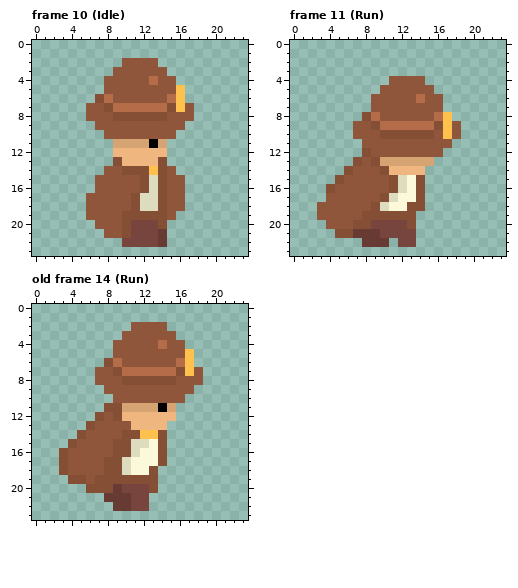
Two states of a pixel-art file, aseprite/character.aseprite. Above is the file before it was changed.
24x24 pixels, 21 frames. Shown: frame 10 (Idle), frame 11 (Run), old frame 14 (Run). The commit also changed other frames, which this record leaves out.
Now the later version:
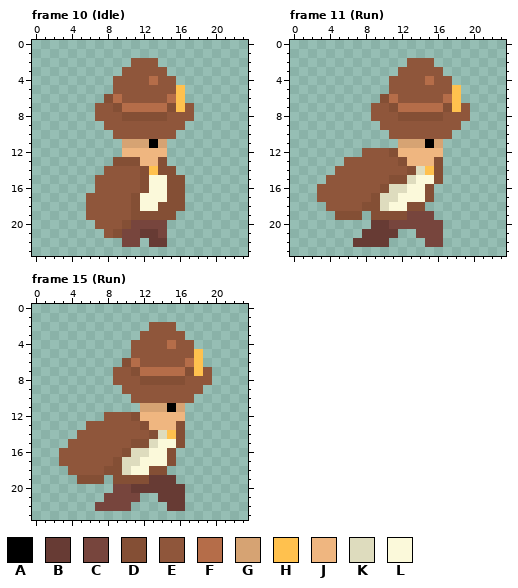
Palette (. is transparent): A #000000  B #673b34  C #77453d  D #844f35  E #8f563b  F #b56d49  G #d6a373  H #ffc14e  J #efb680  K #dedcbe  L #fbf9da
A new or re-ordered frame is compared with the old frame closest to it.
What changed:
frames 21 -> 25
--- frame 10 (Idle)
@@ x 4..18 @@
  1 ...............
- 2 ......EEEE.....
- 3 .....EEEEEE....
- 4 ....EEEEEFEE...
- 5 ....EEEEEEEEH..
- 6 ...DFEEEEEEFH..
- 7 ..EEDFFFFFFDHE.
- 8 ..EEEDDDDDDEEE.
- 9 ...EEEEEEEEEE..
-10 ....EEEEEEEE...
-11 .....GGGGAG....
-12 .....JJJJJJ....
-13 .....DJJJJD....
-14 ....EEDDDHDE...
-15 ...EEEEEDKDEE..
-16 ...EEEEEDKDEE..
-17 ..EEEEEDKKDEE..
-18 ..EEEEEDKKDEE..
-19 ..EEEEDDDDDE...
-20 ...EEEDCCCD....
-21 ....EEDCCCB....
-22 ......CCCCB....
+ 2 .......EEE.....
+ 3 ......EEEEE....
+ 4 .....EEEEFEE...
+ 5 .....EEEEEEEH..
+ 6 ....DFEEEEEFH..
+ 7 ...EEDFFFFFDHE.
+ 8 ...EEEDDDDDEEE.
+ 9 ....EEEEEEEEE..
+10 .....EEEEEEE...
+11 ......GGGAG....
+12 ......JJJJJ....
+13 .....DDDJJD....
+14 ....EEEEDHDD...
+15 ...EEEEEDLLDD..
+16 ...EEEEEDLLDD..
+17 ..EEEEEDLLLDD..
+18 ..EEEEEDLLDDD..
+19 ..EEEEEDDDDD...
+20 ...EEEDCCCC....
+21 ....EDCCBBC....
+22 ......CC.BB....
 23 ...............
--- frame 11 (Run)
@@ x 0..23 @@
  1 ........................
- 2 ........................
- 3 ........................
- 4 ...........EEEE.........
- 5 ..........EEEEEE........
- 6 .........EEEEEFEE.......
- 7 .........EEEEEEEE.......
- 8 ........DFEEEEEEFH......
- 9 .......EEDFFFFFFDHE.....
-10 .......EEEDDDDDDEHE.....
-11 ........EEEEEEEEEE......
-12 ........DEEEEEEEE.......
-13 .......DEDGGGGGG........
-14 ......DEEEDJJJJ.........
-15 .....DEEEEEDKLD.........
-16 ....DEEEEEEDKLD.........
-17 ....EEEEEEDKLLD.........
-18 ...EEEEEEDKLLDD.........
-19 ...EEEEEDDDDDD..........
-20 ....EEEDDCCCCD..........
-21 .....DDBBBCCCC..........
-22 ........BBB.CC..........
+ 2 .............EEE........
+ 3 ............EEEEE.......
+ 4 ...........EEEEFEE......
+ 5 ...........EEEEEEEH.....
+ 6 ..........DFEEEEEFH.....
+ 7 .........EEDFFFFFDHE....
+ 8 .........EEEDDDDDEEE....
+ 9 ..........EEEEEEEEE.....
+10 ...........EEEEEEE......
+11 ............GGGAG.......
+12 ........EEEDJJJJJ.......
+13 ......EEEEEEDJJJD.......
+14 .....EEEEEEEEDKHD.......
+15 ....EEEEEEEDDKLLD.......
+16 ...EEEEEEEDKKLLD........
+17 ...EEEEEEDKKLLLD........
+18 ....EEEEDDKLLDD.........
+19 .....DDD.DDDDCCC........
+20 .........BBCCCCCC.......
+21 ........BBBB..CCC.......
+22 .......BBBB....CC.......
 23 ........................
--- frame 15 (Run) is new; against old frame 14 (Run)
@@ x 0..23 @@
  1 ........................
- 2 ...........EEEE.........
- 3 ..........EEEEEE........
- 4 .........EEEEEFEE.......
- 5 .........EEEEEEEEH......
- 6 ........DFEEEEEEFH......
- 7 .......EEDFFFFFFDHE.....
- 8 .......EEEDDDDDDEEE.....
- 9 ........EEEEEEEEEE......
-10 .........EEEEEEEE.......
-11 ........DDGGGGAG........
-12 .......DEDJJJJJJ........
-13 ......DEEEEJJJJ.........
-14 .....DEEEEDDHHD.........
-15 ....DEEEEDDKKLD.........
-16 ...DEEEEEDDKLLD.........
-17 ...DEEEEDDKLLLD.........
-18 ...DEEEEDDKLLD..........
-19 ....DDEDDDDDDD..........
-20 ......DDDBCCCD..........
-21 ........BBBCC...........
-22 .........BBCC...........
+ 2 .............EEE........
+ 3 ............EEEEE.......
+ 4 ...........EEEEFEE......
+ 5 ...........EEEEEEEH.....
+ 6 ..........DFEEEEEFH.....
+ 7 .........EEDFFFFFDHE....
+ 8 .........EEEDDDDDEEE....
+ 9 ..........EEEEEEEEE.....
+10 ...........EEEEEEE......
+11 ............GGGAG.......
+12 ........EEEDJJJJJ.......
+13 ......EEEEEEDJJJD.......
+14 .....EEEEEEEEDKHD.......
+15 ....EEEEEEEDDKLLD.......
+16 ...EEEEEEEDKKLLD........
+17 ...EEEEEEDKKLLLD........
+18 ....EEEEDDKLLDD.........
+19 .....DDD.DDDDBBB........
+20 .........CCBBBBBB.......
+21 ........CCCC..BBB.......
+22 .......CCCC....BB.......
 23 ........................
Changed places in both pictures, as pixel boxes (x1, y1, x2, y2):
changed: (86, 58, 185, 247)
changed: (317, 58, 470, 247)
changed: (59, 322, 212, 511)
